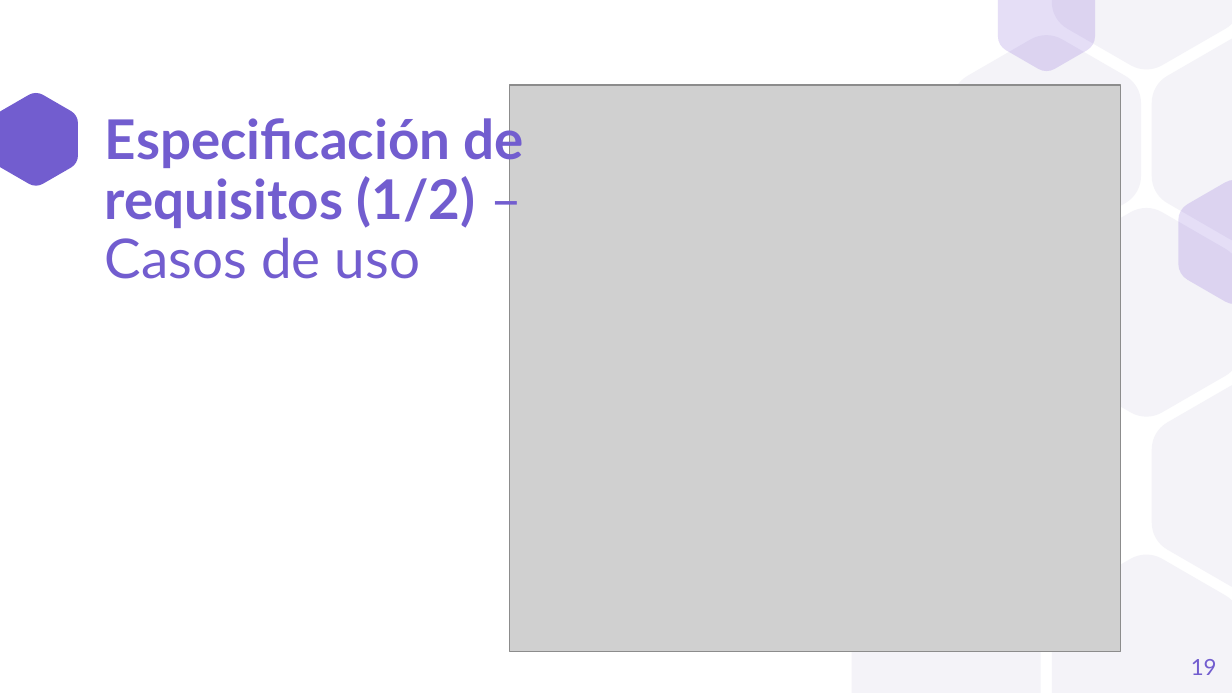
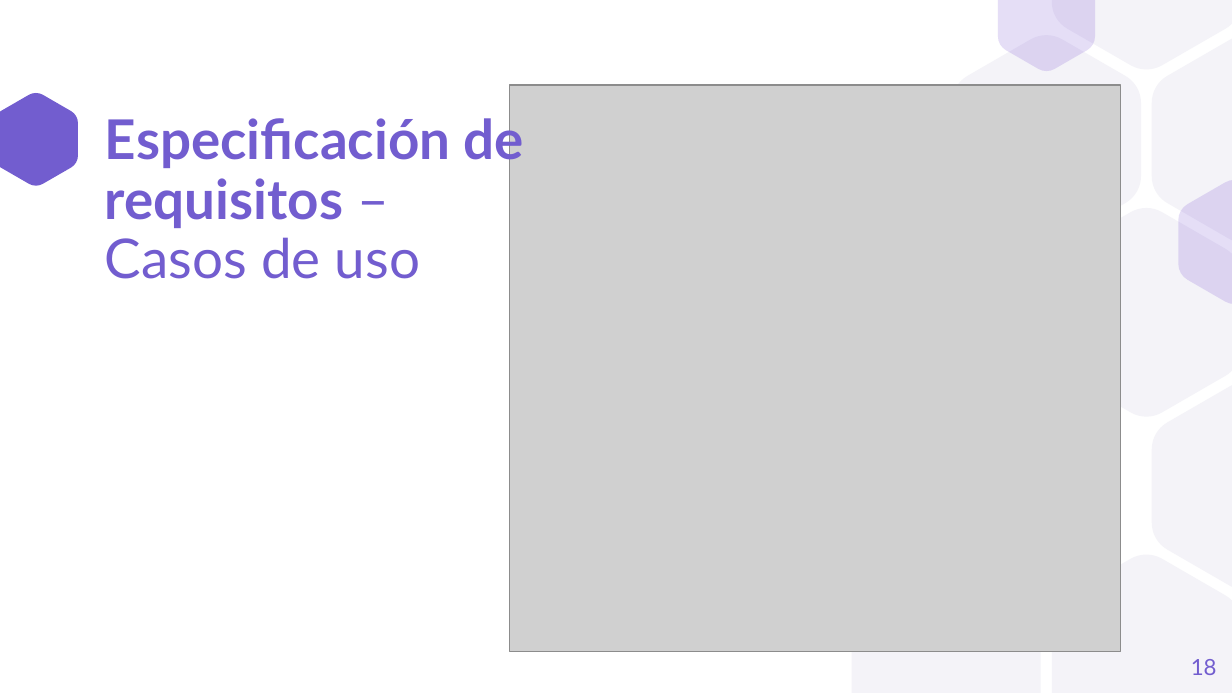
Before and after one commit to a1ex9788/TFG, a slide deck: slide 18 of TFG_AlejandroCarrion.pptx (slide 19 before the commit). Drawn at 1232x693 pixels with LibreOffice and Linux fonts; fonts in the diff are those of the drawing; grey boxes stand for pictures. Boxes give left, top, right and bottom in pixels: in the first picture for what was removed or moved away, otherwise in the second. Text is boxed around its words. In the diff, an @@ line names an element or a change of style, - is before the commit and + after.

```diff
--- a/TFG_AlejandroCarrion.pptx
+++ b/TFG_AlejandroCarrion.pptx
@@ title at bbox=[105, 112, 524, 279]: text changed @@
-Especificación de requisitos (1/2) – Casos de uso
+Especificación de requisitos – Casos de uso
@@ page number at bbox=[1191, 659, 1217, 675]: text changed @@
-19
+18
```
Also in this commit, not shown: 10 other slides changed, 7 slides removed.
